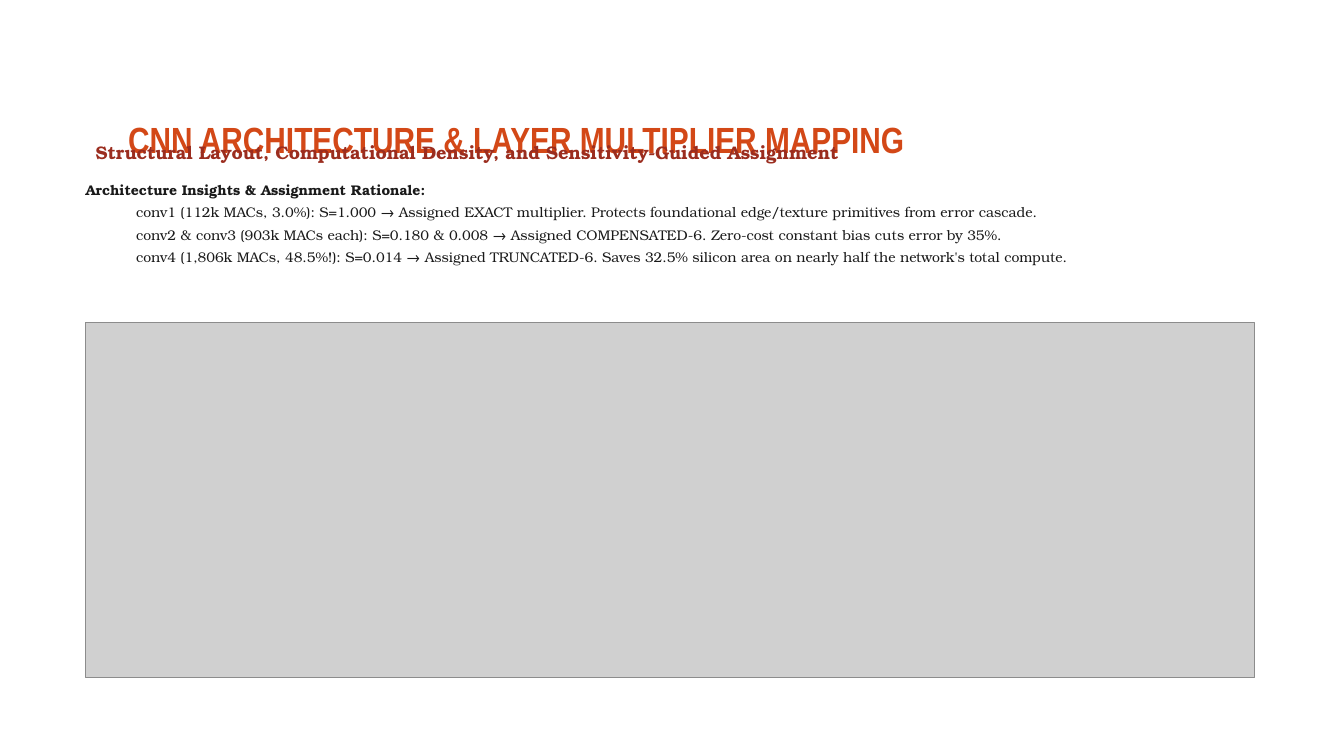
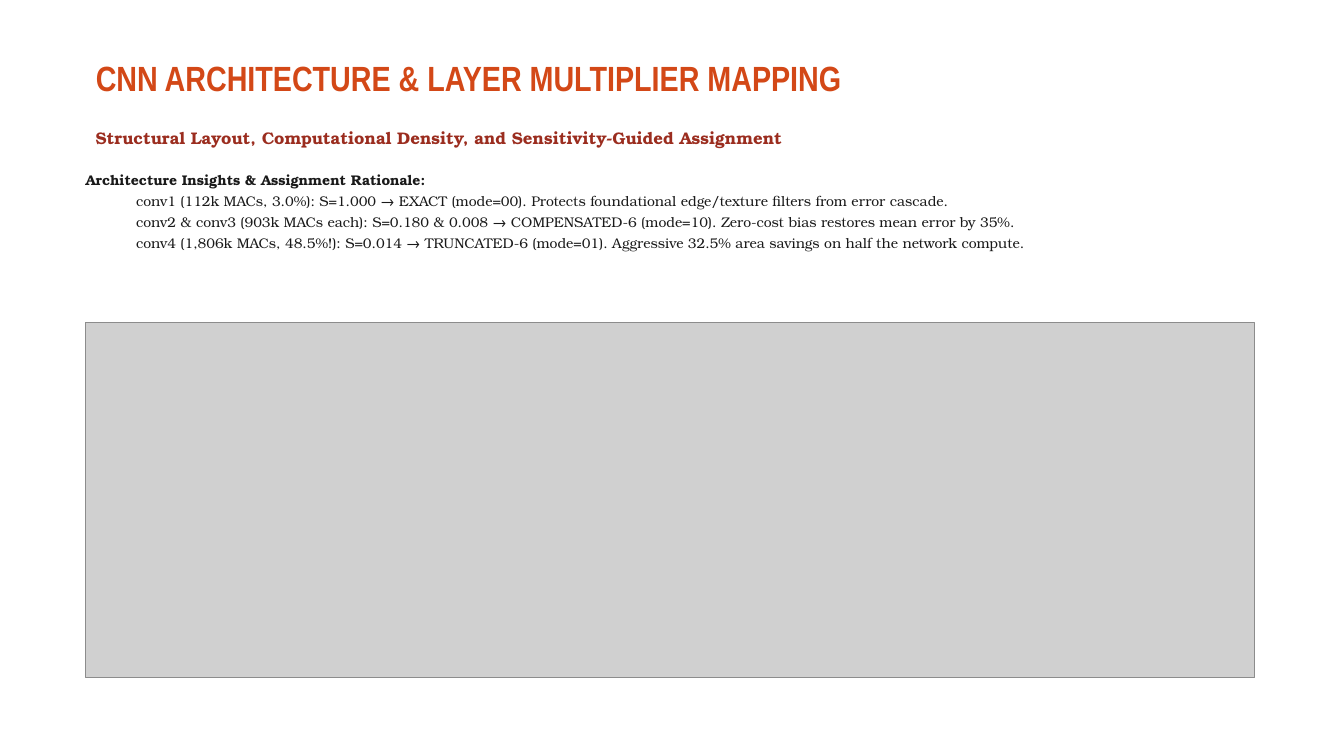
Before and after one commit to ThallapureddyVenkataRamCharanReddy/sensitivity-approx-mult-cnn, a slide deck: slide 6 of Project_Presentation_Complete.pptx. Drawn at 1344x756 pixels with LibreOffice and Linux fonts; fonts in the diff are those of the drawing; grey boxes stand for pictures; background and template pictures are left out. Boxes give left, top, right and bottom in pixels: in the first picture for what was removed or moved away, otherwise in the second. Text is boxed around its words. In the diff, an @@ line names an element or a change of style, - is before the commit and + after.

Commit message:
Fix presentation layout, eliminate duplicate table and shape overlaps across all slides

```diff
--- a/Project_Presentation_Complete.pptx
+++ b/Project_Presentation_Complete.pptx
@@ title "CNN ARCHITECTURE & LAYER MULTIPLIER ...": place and size @@
-title "CNN ARCHITECTURE & LAYER MULTIPLIER ..." at <box>128,124,904,160</box>
+title "CNN ARCHITECTURE & LAYER MULTIPLIER ..." at <box>96,66,841,92</box>
@@ title "CNN ARCHITECTURE & LAYER MULTIPLIER ..." at <box>96,66,841,92</box>: size 26 to 25 pt @@
@@ text "Structural Layout, Computational Density, and ...": place and size @@
-text "Structural Layout, Computational Density, and ..." at <box>96,140,839,165</box>
+text "Structural Layout, Computational Density, and ..." at <box>96,131,782,148</box>
@@ text "Structural Layout, Computational Density, and ..." at <box>96,131,782,148</box>: size 13 to 12 pt @@
@@ text at <box>86,174,425,189</box>: less space between paragraphs @@
@@ text "Architecture Insights & Assignment Rationale:": place and size @@
-text "Architecture Insights & Assignment Rationale:" at <box>86,184,1067,266</box>
+text "Architecture Insights & Assignment Rationale:" at <box>86,174,1025,252</box>
@@ text at <box>136,195,1025,252</box>: text changed @@
-  conv1 (112k MACs, 3.0%): S=1.000 → Assigned EXACT multiplier. Protects foundational edge/texture primitives from error cascade.
-  conv2 & conv3 (903k MACs each): S=0.180 & 0.008 → Assigned COMPENSATED-6. Zero-cost constant bias cuts error by 35%.
-  conv4 (1,806k MACs, 48.5%!): S=0.014 → Assigned TRUNCATED-6. Saves 32.5% silicon area on nearly half the network's total compute.
+  conv1 (112k MACs, 3.0%): S=1.000 → EXACT (mode=00). Protects foundational edge/texture filters from error cascade.
+  conv2 & conv3 (903k MACs each): S=0.180 & 0.008 → COMPENSATED-6 (mode=10). Zero-cost bias restores mean error by 35%.
+  conv4 (1,806k MACs, 48.5%!): S=0.014 → TRUNCATED-6 (mode=01). Aggressive 32.5% area savings on half the network compute.
```
Also in this commit, not shown: 19 other slides changed, 1 other file.
